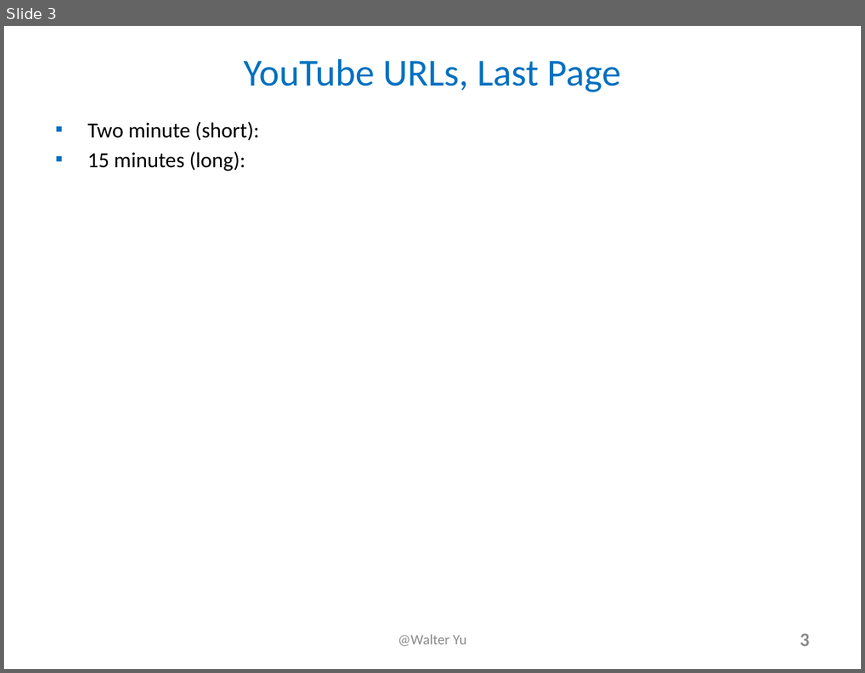
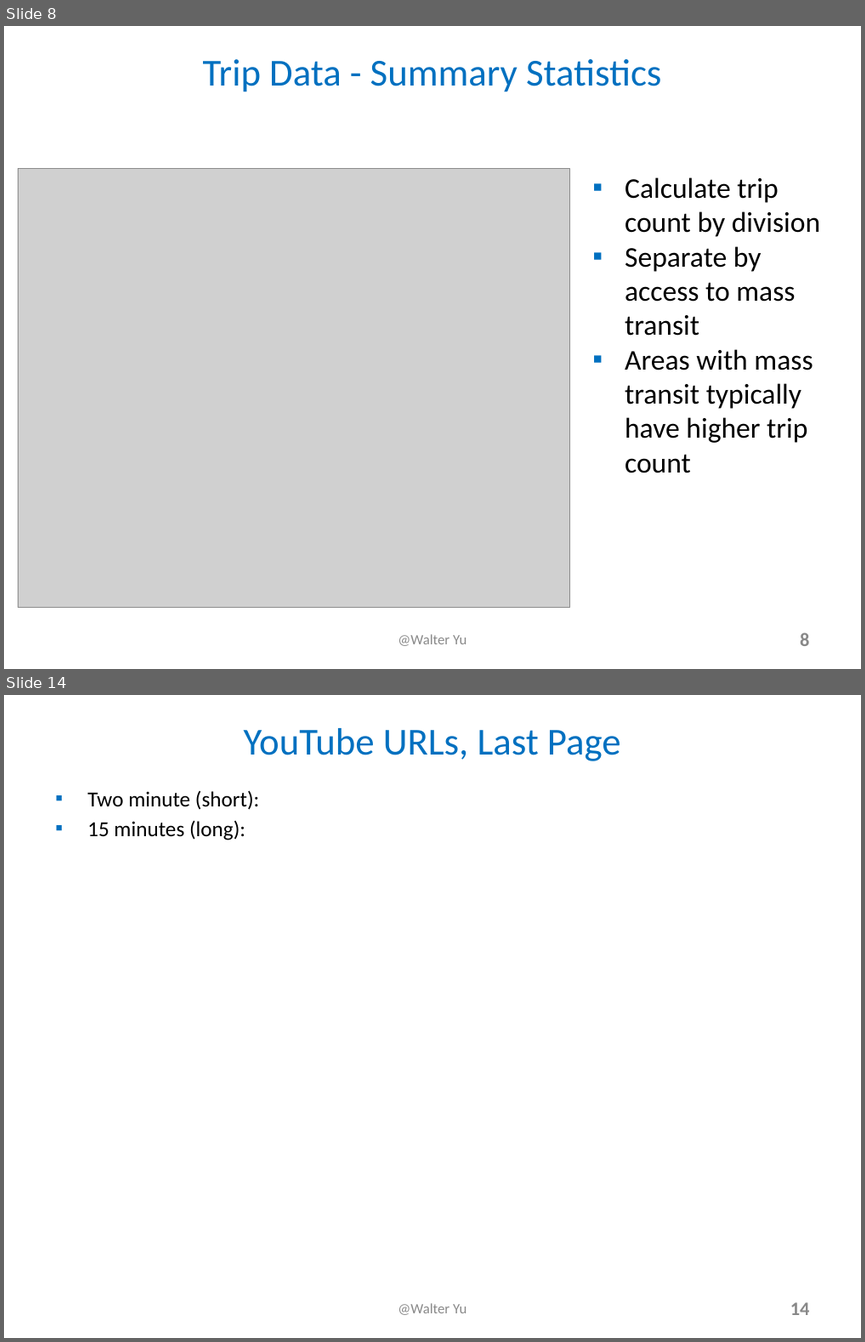
Before and after one commit to walteryu/e63-final, a slide deck: presentation/FinalProjectSlides_e63_2018_WY.pptx. Shown one above the other, each under a label of ours: slide 3 before the commit, slides 8 and 14 after it; the slides between them are not shown. The pictures are 865x673 and 865x1342 pixels, drawn with LibreOffice and Linux fonts; fonts in the diff are those of the drawing; grey boxes stand for pictures. Boxes give left, top, right and bottom in pixels: in the first picture for what was removed or moved away, otherwise in the second. Text is boxed around its words. In the diff, an @@ line names an element or a change of style, - is before the commit and + after.

```diff
--- a/presentation/FinalProjectSlides_e63_2018_WY.pptx
+++ b/presentation/FinalProjectSlides_e63_2018_WY.pptx
@@ slide 8 added at (4,26,861,669), background #FFFFFF @@
@@ title added at (203,59,661,92), 32 pt, text #0070C0 @@
+Trip Data - Summary Statistics
@@ picture added at (18,169,569,607) @@
@@ text added at (624,177,820,473), 24 pt, text #000000 @@
+▪ Calculate trip count by division
+▪ Separate by access to mass transit
+▪ Areas with mass transit typically have higher trip count
@@ text added at (398,634,466,646), 12 pt, text #898989 @@
+@Walter Yu
@@ page number added at (800,632,809,646), 16 pt, text #888888, bold @@
+8
@@ what was slide 3 is now slide 14 @@
@@ page number at (790,1302,810,1315): text changed @@
-3
+14
```
Also in this commit, not shown: 2 slides changed, 10 other slides added.
